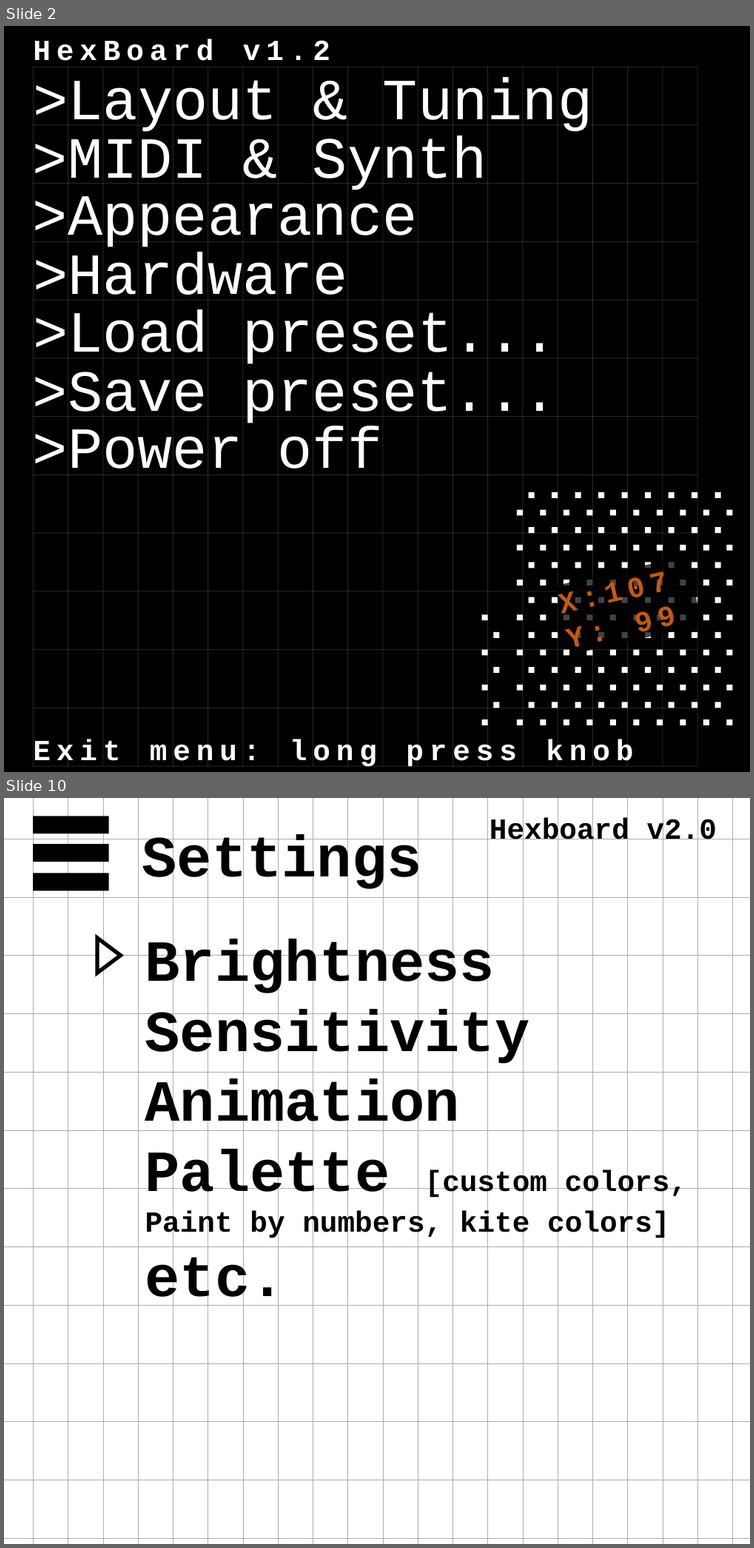
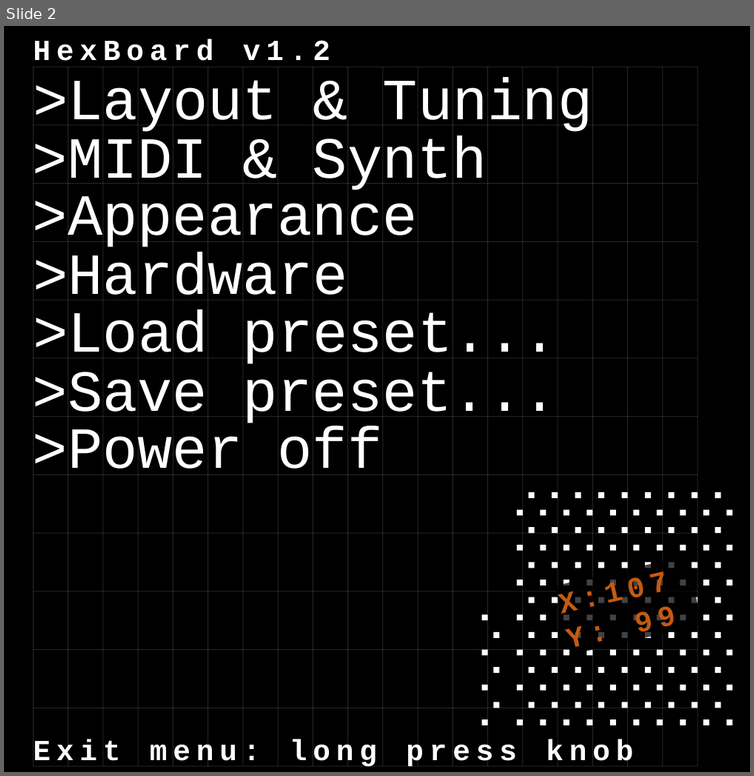
Before and after one commit to theHDM/MultiCoreTest, a slide deck: Hexboard Edit Design.pptx. Shown one above the other, each under a label of ours: slides 2 and 10 before the commit, slide 2 after it; the slides between them are not shown. The pictures are 754x1548 and 754x776 pixels, drawn with LibreOffice and Linux fonts; fonts in the diff are those of the drawing. Boxes give left, top, right and bottom in pixels: in the first picture for what was removed or moved away, otherwise in the second. Text is boxed around its words. In the diff, an @@ line names an element or a change of style, - is before the commit and + after.

```diff
--- a/Hexboard Edit Design.pptx
+++ b/Hexboard Edit Design.pptx
@@ slide 10 removed at box(4, 798, 750, 1544), background #FFFFFF @@
@@ rectangle removed at box(33, 816, 109, 834) @@
@@ text removed at box(489, 818, 717, 848) @@
-Hexboard v2.0
@@ group removed at box(33, 798, 732, 1544): 21 lines @@
@@ text removed at box(142, 834, 422, 893) @@
-Settings
@@ rectangle removed at box(33, 844, 109, 862) @@
@@ rectangle removed at box(33, 873, 109, 891) @@
@@ triangle removed at box(97, 938, 121, 973) @@
@@ text removed at box(145, 939, 687, 1312) @@
-Brightness
-Sensitivity
-Animation
-Palette [custom colors,
-Paint by numbers, kite colors]
-etc.
@@ group removed at box(4, 839, 750, 1538): 13 lines @@
```
Also in this commit, not shown: 4 slides changed, 8 slides added, 16 other slides removed.
